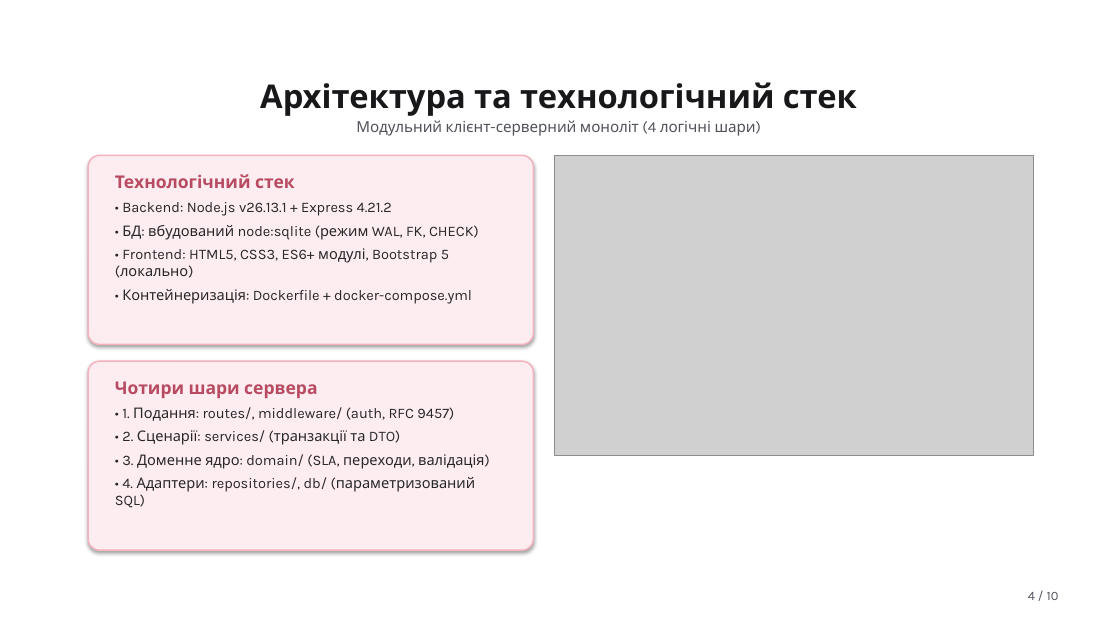
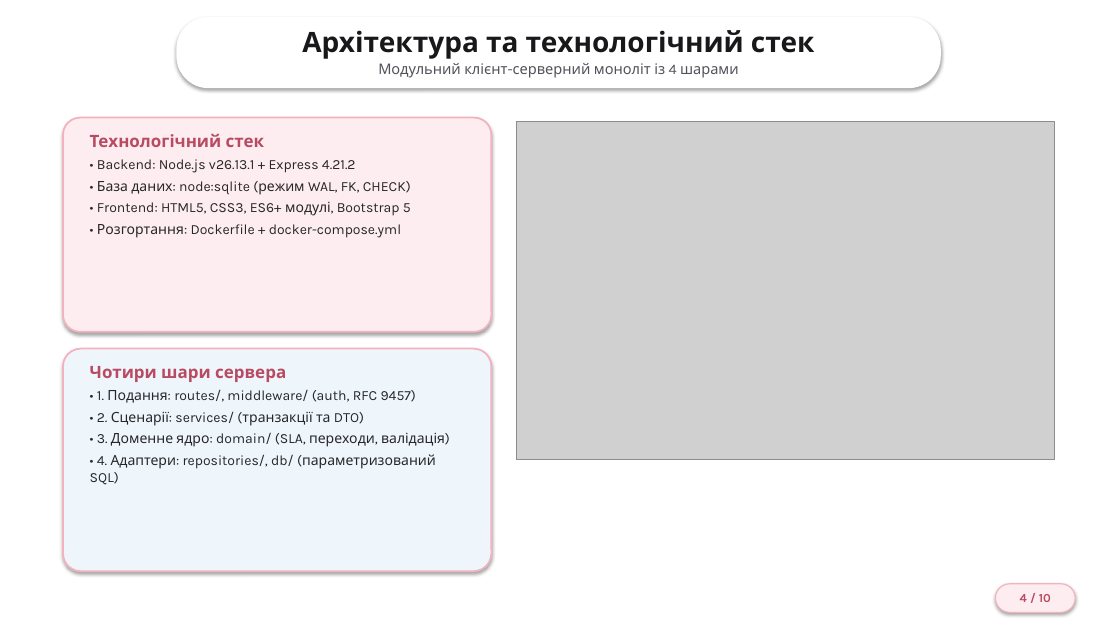
Before and after one commit to Zhyhan245/voltapro-service-inquiries, a slide deck: slide 4 of docs/Презентація_Жиган_Д_О_АІ-245.pptx. Drawn at 1120x630 pixels with LibreOffice and Linux fonts; fonts in the diff are those of the drawing; grey boxes stand for pictures; background and template pictures are left out. Boxes give left, top, right and bottom in pixels: in the first picture for what was removed or moved away, otherwise in the second. Text is boxed around its words. In the diff, an @@ line names an element or a change of style, - is before the commit and + after.

```diff
--- a/docs/Презентація_Жиган_Д_О_АІ-245.pptx
+++ b/docs/Презентація_Жиган_Д_О_АІ-245.pptx
@@ text "Архітектура та технологічний стек": place and size @@
-text "Архітектура та технологічний стек" at [260,82,857,136]
+text "Архітектура та технологічний стек" at [302,30,815,78]
@@ rounded rectangle added at [176,17,941,88], fill #FFFFFF @@
@@ text at [302,30,815,59]: size 28 to 24 pt in "Архітектура та технологічний стек" @@
@@ text at [378,63,739,78]: text changed; size 13 to 12.5 pt @@
-Модульний клієнт-серверний моноліт (4 логічні шари)
+Модульний клієнт-серверний моноліт із 4 шарами
@@ rounded rectangle: place and size @@
-rounded rectangle at [88,155,534,344]
+rounded rectangle at [63,118,492,332]
@@ rounded rectangle at [63,118,492,332]: outline #F3B2BE 1.25 pt to #F3B2BE 1.5 pt; proportions changed @@
@@ text "Технологічний стек": place and size @@
-text "Технологічний стек" at [115,174,479,304]
+text "Технологічний стек" at [90,134,411,238]
@@ text at [90,134,356,173]: size 15 to 14.5 pt in "Технологічний стек"; size 12.5 to 12 pt in "• Backend: Node.js v26.13.1 + Express 4.21.2"; less space between paragraphs @@
@@ picture: place and size @@
-picture at [555,155,1033,456]
+picture at [517,122,1054,460]
@@ text at [97,181,411,238]: text changed; size 12.5 to 12 pt @@
-• БД: вбудований node:sqlite (режим WAL, FK, CHECK)
-• Frontend: HTML5, CSS3, ES6+ модулі, Bootstrap 5 (локально)
-• Контейнеризація: Dockerfile + docker-compose.yml
+• База даних: node:sqlite (режим WAL, FK, CHECK)
+• Frontend: HTML5, CSS3, ES6+ модулі, Bootstrap 5
+• Розгортання: Dockerfile + docker-compose.yml
@@ rounded rectangle: place and size @@
-rounded rectangle at [88,361,534,550]
+rounded rectangle at [63,349,492,571]
@@ rounded rectangle at [63,349,492,571]: fill #FDEDF0 to #EEF6FC; outline #F3B2BE 1.25 pt to #F3B2BE 1.5 pt; proportions changed @@
@@ text "Чотири шари сервера": place and size @@
-text "Чотири шари сервера" at [115,381,484,508]
+text "Чотири шари сервера" at [90,366,445,485]
@@ text "Чотири шари сервера" at [90,366,445,485]: size 15 to 14.5 pt in "Чотири шари сервера"; size 12.5 to 12 pt; less space between paragraphs @@
@@ rounded rectangle "4 / 10": place and size @@
-rounded rectangle "4 / 10" at [1028,592,1059,600]
+rounded rectangle "4 / 10" at [996,584,1075,613]
@@ rounded rectangle "4 / 10" at [996,584,1075,613]: size 11 to 10.5 pt, text colour #52525B to #B84A62, bold on; alignment right to centre; vertical alignment top to middle; fill none to #FDEDF0; outline none to #F3B2BE 1 pt; shadow on @@
```
Also in this commit, not shown: 8 other slides changed, 1 slide added, 1 slide removed.
